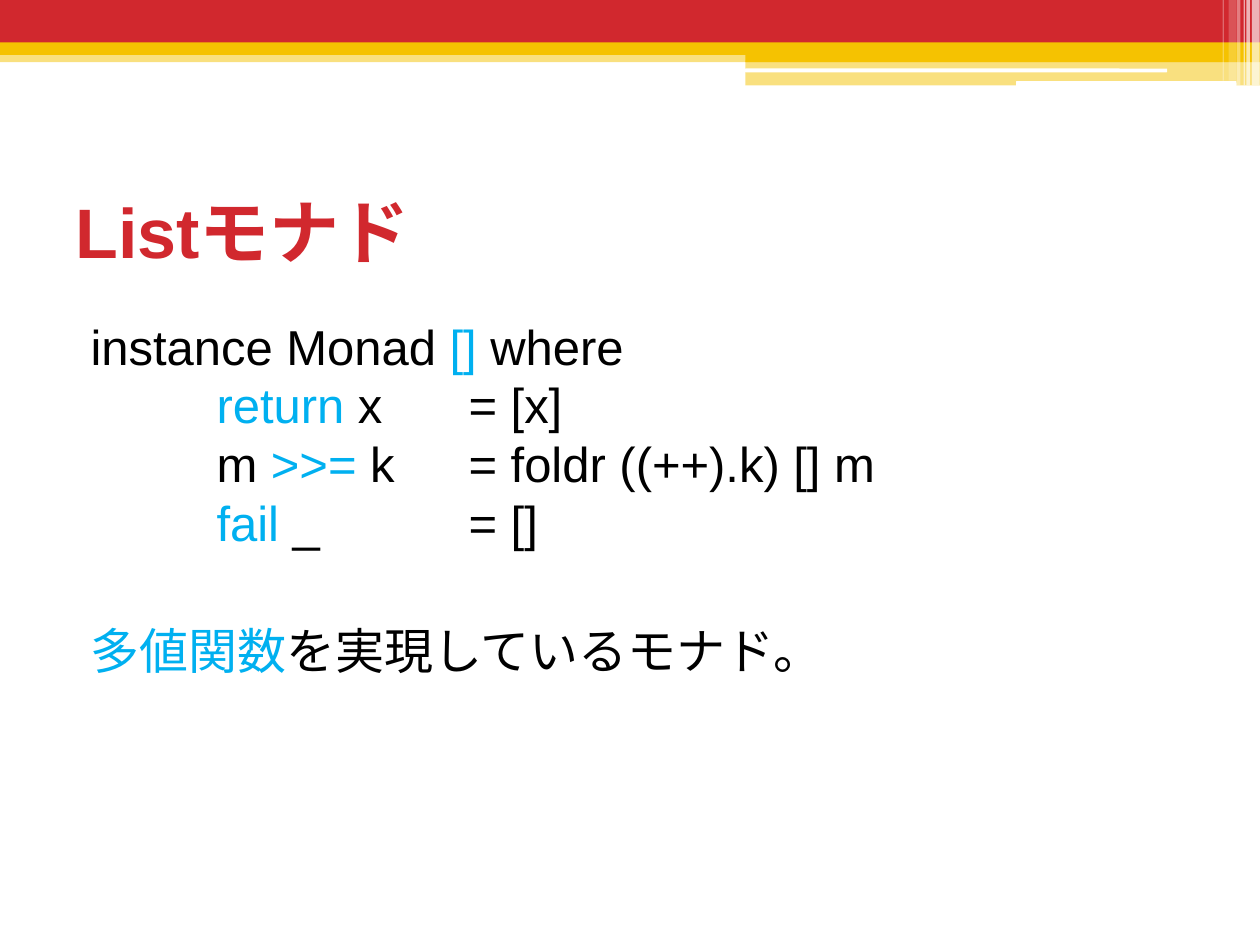
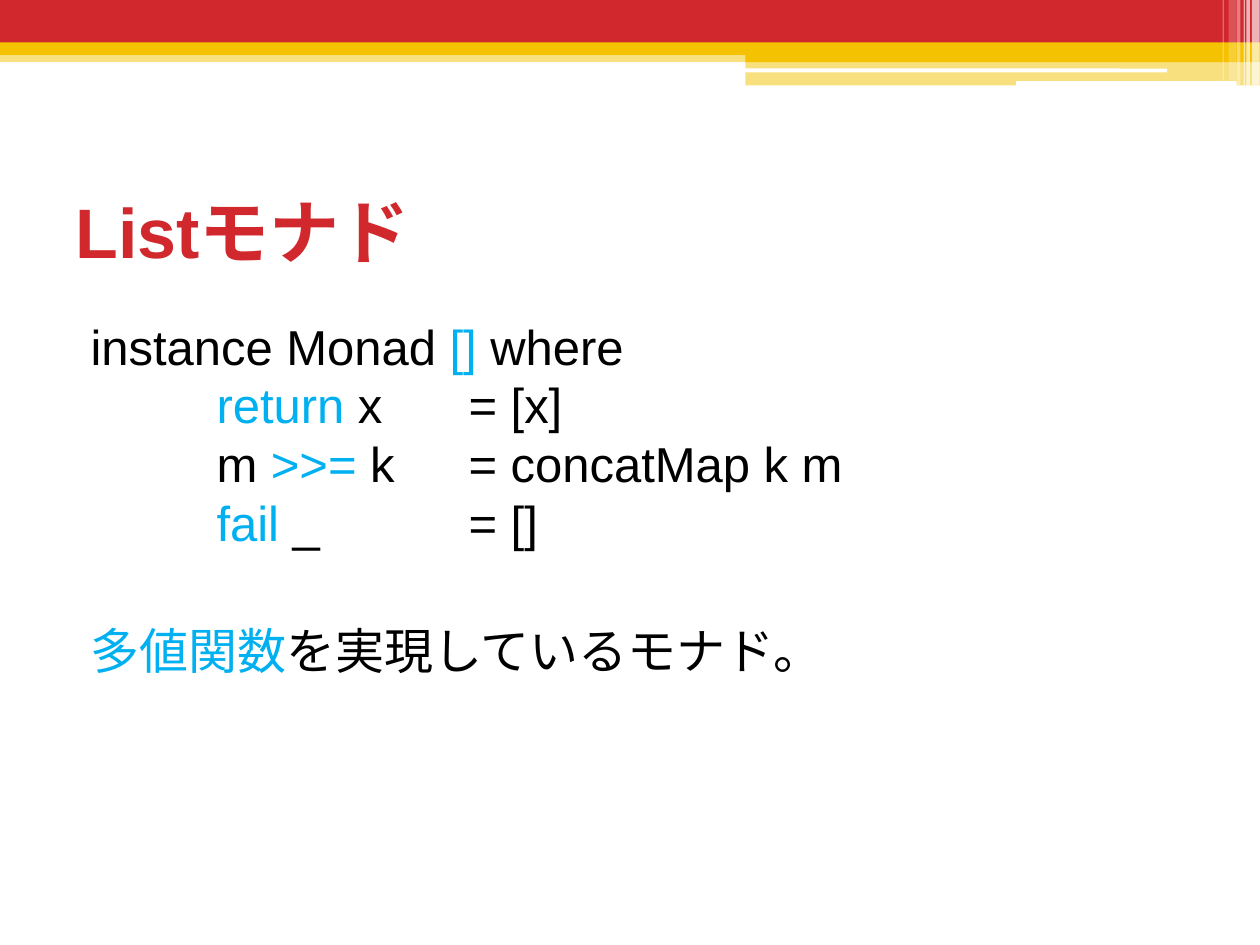
Before and after one commit to shiatsumat/HaskellLecture, a slide deck: slide 75 of 2_monad/slides/2_monad.pptx. Drawn at 1260x945 pixels with LibreOffice and Linux fonts; fonts in the diff are those of the drawing. Boxes give left, top, right and bottom in pixels: in the first picture for what was removed or moved away, otherwise in the second. Text is boxed around its words. In the diff, an @@ line names an element or a change of style, - is before the commit and + after.

```diff
--- a/2_monad/slides/2_monad.pptx
+++ b/2_monad/slides/2_monad.pptx
@@ text at [91,329,843,542]: text changed @@
-instance Monad [] where
-return x = [x]
-m >>= k = foldr ((++).k) [] m
-fail _ = []
+instance Monad [] where
+return x = [x]
+m >>= k = concatMap k m
+fail _ = []
```
Also in this commit, not shown: 3 other files.
